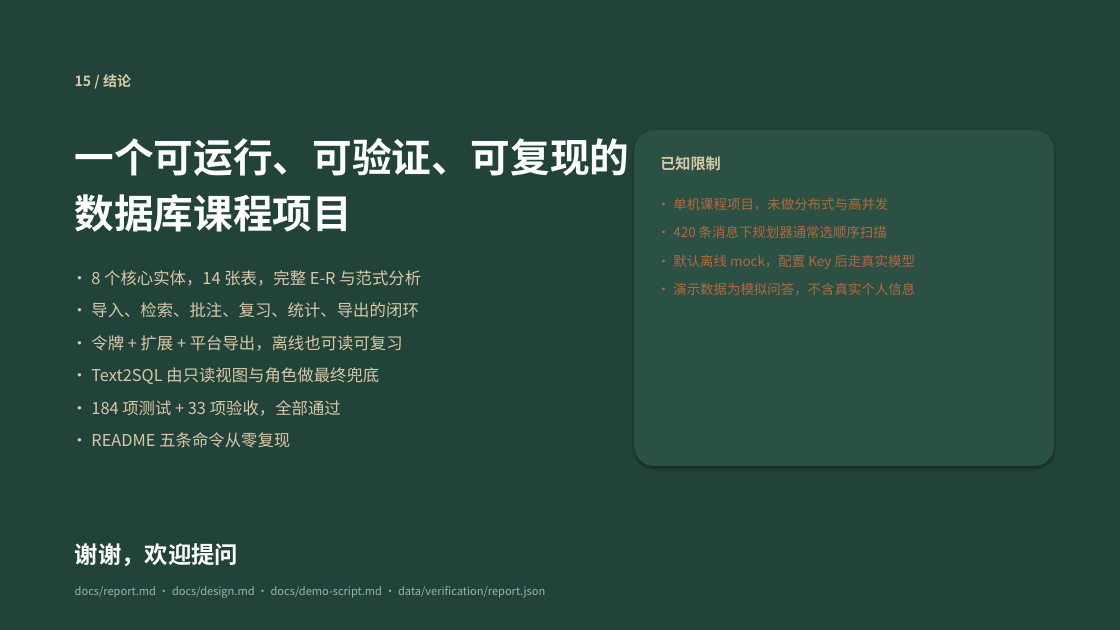
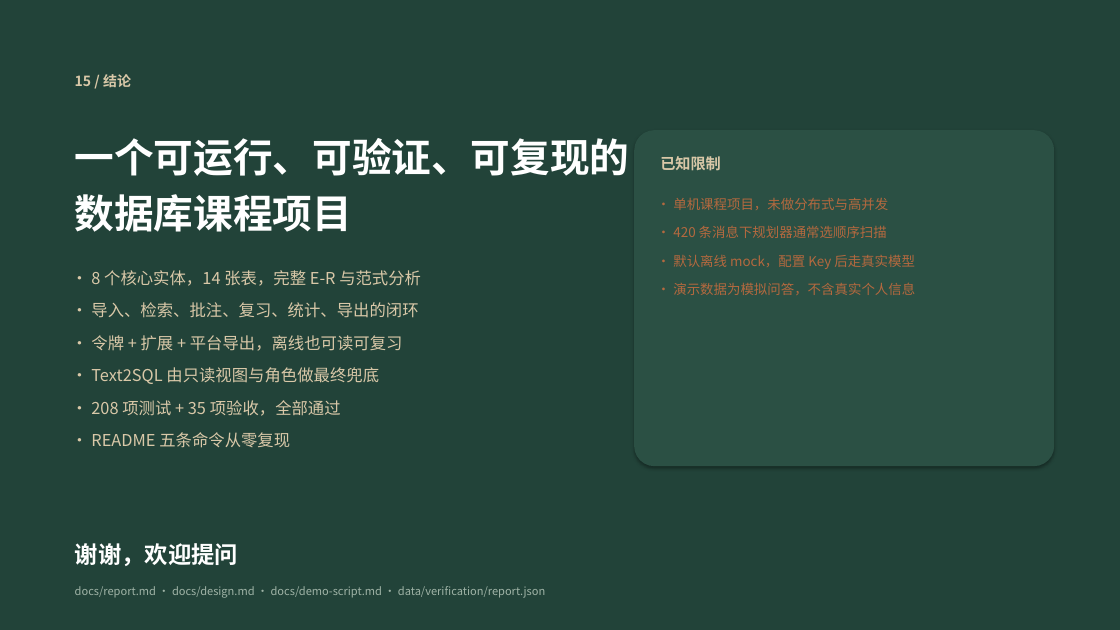
Before and after one commit to ycl-berserk/2026Database, a slide deck: slide 16 of docs/汇报.pptx. Drawn at 1120x630 pixels with LibreOffice and Linux fonts; fonts in the diff are those of the drawing. Boxes give left, top, right and bottom in pixels: in the first picture for what was removed or moved away, otherwise in the second. Text is boxed around its words. In the diff, an @@ line names an element or a change of style, - is before the commit and + after.

```diff
--- a/docs/汇报.pptx
+++ b/docs/汇报.pptx
@@ text at [91,400,341,416]: text changed @@
-• 184 项测试 + 33 项验收，全部通过
+• 208 项测试 + 35 项验收，全部通过
```
Also in this commit, not shown: 2 other slides changed, 17 other files.
